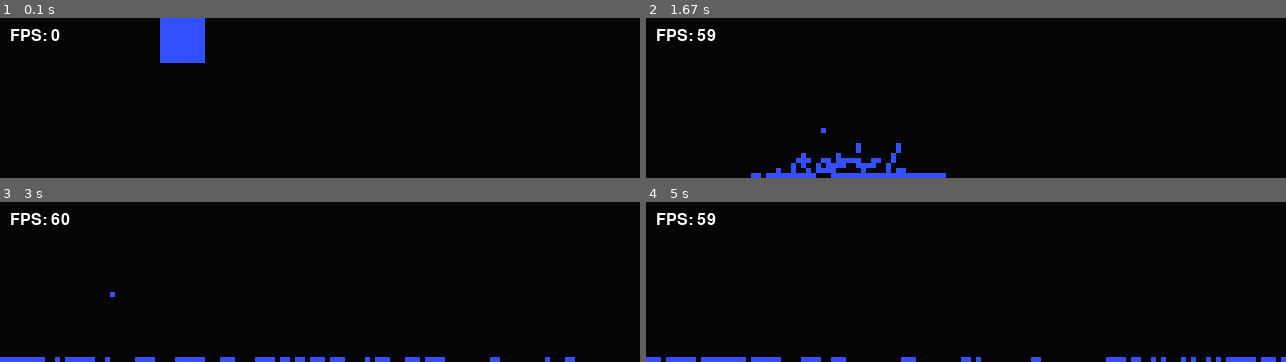
Above: before the commit, frames 1-4 (two rows, left to right).
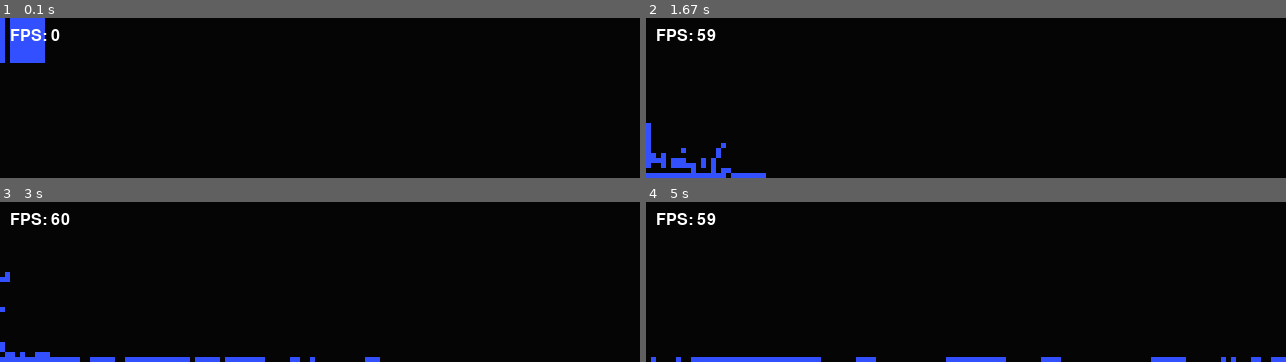
Above: after the commit, the same moments.

Repository: WhiteLightningGun/Visco-Fluid-Python-1
Game: pygame game, started from src/main.py
The game is run twice, just before and just after one commit, with the same random seed, the same clock (stepped at 60 frames per second) and the same inputs.
Inputs:
- Up to frame 1 (0.1 s): no input
- Up to frame 2 (1.67 s): no input
- Up to frame 3 (3 s): no input
- Up to frame 4 (5 s): no input

The runs differ from the first frame. In frame 1, 3.6% of the frame differs, in the area x 0-33%, y 0-29%; in frame 2, 3.2%; in frame 3, 1.5%; in frame 4, 1.4%.

Commit message:
Refactor VEFluid class for improved code readability and consistency

Diff:
--- a/src/fluid.py
+++ b/src/fluid.py
@@ -4,26 +4,28 @@
 import HashGrid
 import math
 
+
 class VEFluid:
-    def __init__(self, particle_count : int, boundary_box: Tuple[float, float]):
+    def __init__(self, particle_count: int, boundary_box: Tuple[float, float]):
         self.particle_count = particle_count
         self.boundary_box = boundary_box
         self.velocity_damping = 1
         self.REST_DENSITY = 2
         self.K_NEAR = 3
         self.K = 0.5
-        self.INTERACTION_RADIUS = 1.5 # can be a float
+        self.INTERACTION_RADIUS = 1.5  # can be a float
         self.INTERACTION_RADIUS_2 = self.INTERACTION_RADIUS**2
-        self.GRAVITY : Data.Vector2 = Data.Vector2(0, 0.2)
+        self.GRAVITY: Data.Vector2 = Data.Vector2(0, 0.2)
         self.particles: List[Data.Particle] = self.initialize_particlesB()
-        self.fluidHashGrid = HashGrid.FluidHashGrid(self.INTERACTION_RADIUS, self.particles)
-
+        self.fluidHashGrid = HashGrid.FluidHashGrid(
+            self.INTERACTION_RADIUS, self.particles)
 
     def neighbourSearch(self, mousePos):
         self.fluidHashGrid.clearGrid()
         self.fluidHashGrid.mapParticleToCell()
 
-        mouseVector2 = Data.Vector2(mousePos[0], mousePos[1])*(1/8) # i.e. 1/scale factor established on main
+        # i.e. 1/scale factor established on main
+        mouseVector2 = Data.Vector2(mousePos[0], mousePos[1])*(1/8)
 
         hashGridID = self.fluidHashGrid.getGridHashFromPosition(mouseVector2)
         contentOfCell = self.fluidHashGrid.getContentOfCell(hashGridID)
@@ -32,29 +34,31 @@
 
         if contentOfCell != None:
             for p in contentOfCell:
-                p.colour = (255,200,0)
-
+                p.colour = (255, 200, 0)
 
     def neighbourSearchB(self, mousePos):
         self.fluidHashGrid.clearGrid()
         self.fluidHashGrid.mapParticleToCell()
 
-        mouseVector2 = Data.Vector2(mousePos[0], mousePos[1])*0.2 # i.e. 1/scale factor established on main
+        # i.e. 1/scale factor established on main
+        mouseVector2 = Data.Vector2(mousePos[0], mousePos[1])*0.2
 
         self.particles[0].position = mouseVector2
-        cellsAroundMouse: List[Data.Particle] = self.fluidHashGrid.getNeighboursOfParticleIdx(0)
+        cellsAroundMouse: List[Data.Particle] = self.fluidHashGrid.getNeighboursOfParticleIdx(
+            0)
 
         self.resetParticleColours()
 
         if len(cellsAroundMouse) > 0:
             for p in cellsAroundMouse:
-                distanceSquared = (p.position - mouseVector2).magnitudeSquared()
-                p.colour = (255,200,0) if distanceSquared < self.INTERACTION_RADIUS_2 else p.colour
+                distanceSquared = (
+                    p.position - mouseVector2).magnitudeSquared()
+                p.colour = (
+                    255, 200, 0) if distanceSquared < self.INTERACTION_RADIUS_2 else p.colour
 
     def neighbourSearchC(self):
         self.fluidHashGrid.clearGrid()
         self.fluidHashGrid.mapParticleToCell()
-
 
     def initialize_particles(self) -> List[Data.Particle]:
         particles: List[Data.Particle] = []
@@ -69,12 +73,12 @@
         sideLength = round(math.sqrt(self.particle_count))
         for i in range(sideLength):
             for j in range(sideLength):
-                x = i + 32
+                x = i
                 y = j
                 particles.append(Data.Particle(x, y))
         return particles
 
-    def predict_positions(self, dt:float):
+    def predict_positions(self, dt: float):
         for p in self.particles:
             p.prevPosition = p.position
             damped_time = dt*self.velocity_damping
@@ -85,11 +89,11 @@
         for p in self.particles:
             p.velocity = p.velocity + (self.GRAVITY * dt)
 
-
     def compute_next_velocity(self, dt):
         inverse_dt = 1.0/dt
         for p in self.particles:
-            velocity: Data.Vector2 = (p.position - p.prevPosition) * (inverse_dt)
+            velocity: Data.Vector2 = (
+                p.position - p.prevPosition) * (inverse_dt)
             p.velocity = velocity
 
     def resetParticleColours(self):
@@ -100,7 +104,8 @@
         for i in range(len(self.particles)):
             density = 0
             densityNear = 0
-            neighbours : List[Data.Particle] = self.fluidHashGrid.getNeighboursOfParticleIdx(i)
+            neighbours: List[Data.Particle] = self.fluidHashGrid.getNeighboursOfParticleIdx(
+                i)
             particle_A = self.particles[i]
 
             for n in neighbours:
@@ -112,9 +117,9 @@
                 if q < 1.0:
                     density += math.pow(1-q, 2)
                     densityNear += math.pow(1-q, 3)
-            pressure = self.K* (density - self.REST_DENSITY)
+            pressure = self.K * (density - self.REST_DENSITY)
             pressureNear = self.K_NEAR * densityNear
-            particleADisplacement = Data.Vector2(0,0)
+            particleADisplacement = Data.Vector2(0, 0)
 
             for n in neighbours:
                 particle_B = n
@@ -125,7 +130,8 @@
 
                 if q < 1.0:
                     r_ij.normalize()
-                    displacementTerm : float = math.pow(dt, 2)*(pressure * (1-q) + pressureNear*math.pow((1-q), 2))
+                    displacementTerm: float = math.pow(
+                        dt, 2)*(pressure * (1-q) + pressureNear*math.pow((1-q), 2))
                     displacementVector = r_ij * displacementTerm
                     particle_B.position += displacementVector*0.5
                     particleADisplacement -= displacementVector*0.5
@@ -140,7 +146,8 @@
         for i in range(len(self.particles)):
             density = 0
             densityNear = 0
-            neighbours: List[Data.Particle] = self.fluidHashGrid.getNeighboursOfParticleIdx(i)
+            neighbours: List[Data.Particle] = self.fluidHashGrid.getNeighboursOfParticleIdx(
+                i)
             particle_A = self.particles[i]
             pos_A = particle_A.position
 
@@ -167,28 +174,25 @@
                 if q < 1.0:
                     r_ij.normalize()
                     one_minus_q = 1 - q
-                    displacementTerm = (dt ** 2) * (pressure * one_minus_q + pressureNear * (one_minus_q ** 2))
+                    displacementTerm = (
+                        dt ** 2) * (pressure * one_minus_q + pressureNear * (one_minus_q ** 2))
                     displacementVector = r_ij * displacementTerm
                     particle_B.position += displacementVector * 0.5
                     particleADisplacement -= displacementVector * 0.5
 
             particle_A.position += particleADisplacement
 
-
-
     def update(self, dt, mousePos):
         self.applyGravity(dt)
         self.predict_positions(dt)
-        #self.neighbourSearchB(mousePos)
+        # self.neighbourSearchB(mousePos)
         self.neighbourSearchC()
 
-        #double relaxation method
+        # double relaxation method
         self.doubleDensityRelaxationB(dt)
 
         self.boundary_collisions()
         self.compute_next_velocity(dt)
-
-
 
     def apply_forces(self, particle):
         pass
